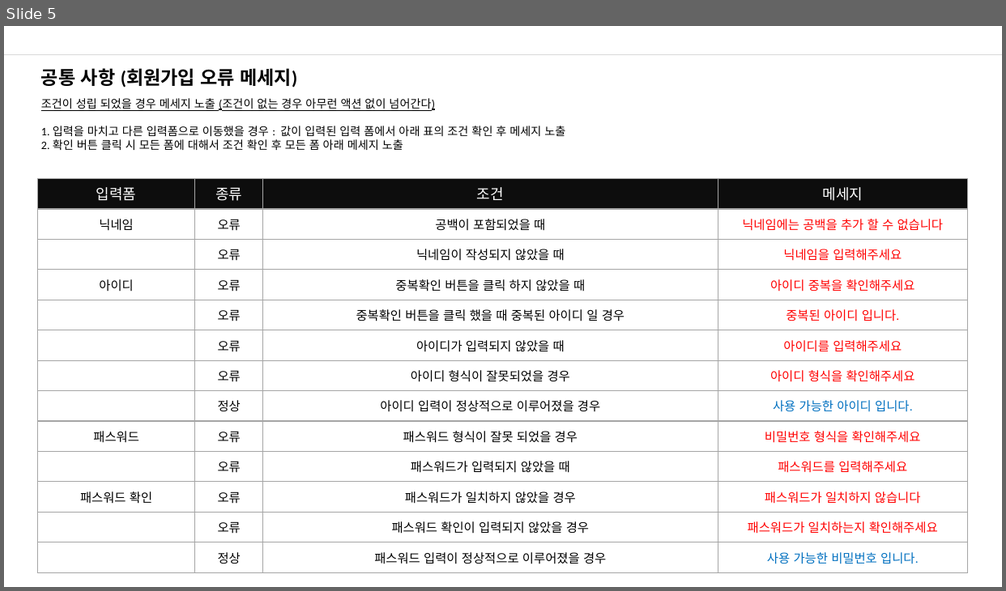
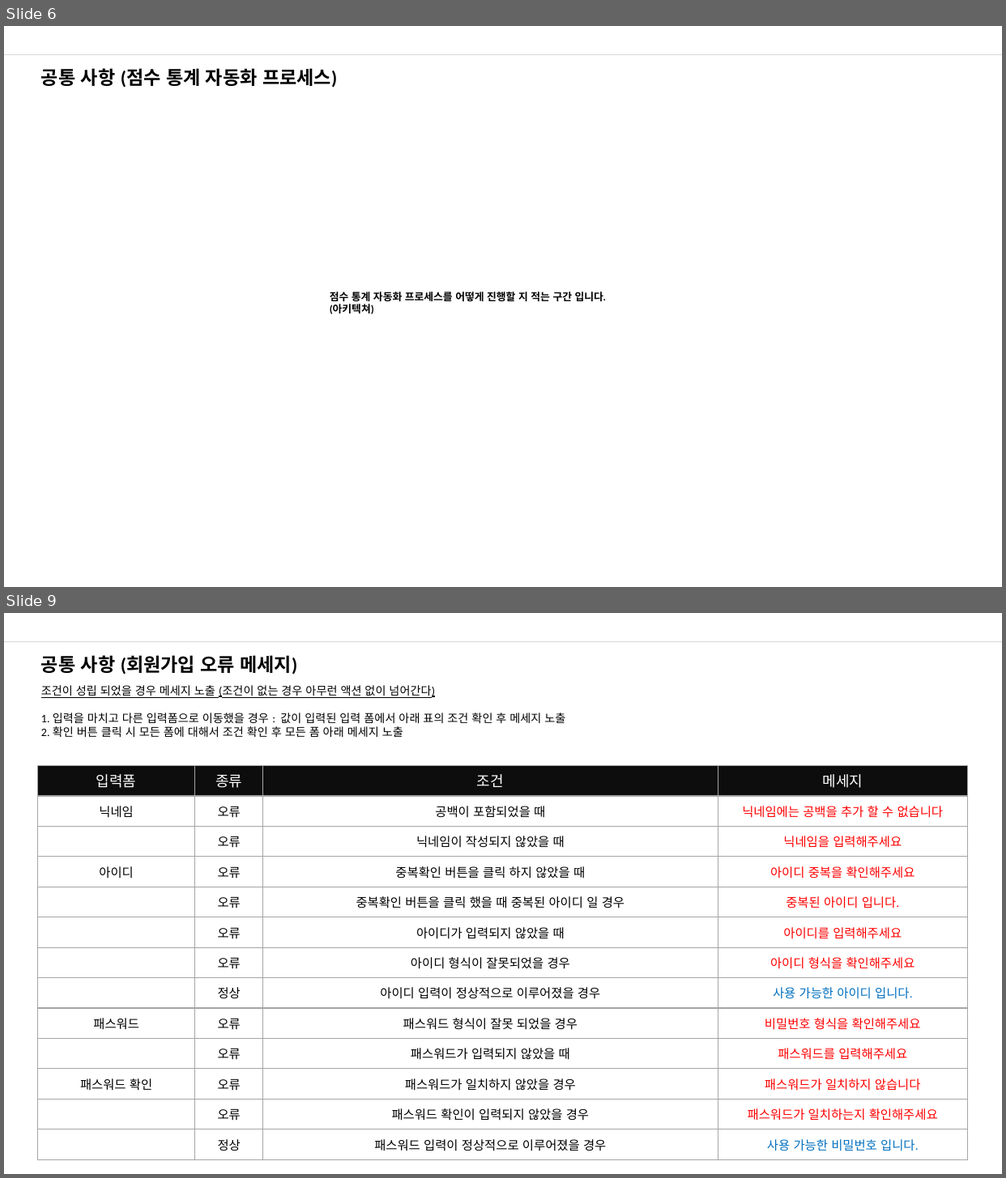
Before and after one commit to nohminkyoung/Final_project, a slide deck: finalproject_화면설계.pptx. Shown one above the other, each under a label of ours: slide 5 before the commit, slides 6 and 9 after it; the slides between them are not shown. The pictures are 1006x591 and 1006x1178 pixels, drawn with LibreOffice and Linux fonts; fonts in the diff are those of the drawing. Boxes give left, top, right and bottom in pixels: in the first picture for what was removed or moved away, otherwise in the second. Text is boxed around its words. In the diff, an @@ line names an element or a change of style, - is before the commit and + after.

```diff
--- a/finalproject_화면설계.pptx
+++ b/finalproject_화면설계.pptx
@@ slide 6 added at (x1=4, y1=26, x2=1002, y2=587), background #FFFFFF; not listed: 1 template element that a slide beside it also shows @@
@@ text added at (x1=41, y1=68, x2=337, y2=88), 18 pt, text #000000, bold @@
+공통 사항 (점수 통계 자동화 프로세스)
@@ text added at (x1=330, y1=292, x2=606, y2=314), 10 pt, text #000000, bold @@
+점수 통계 자동화 프로세스를 어떻게 진행할 지 적는 구간 입니다.
+(아키텍쳐)
@@ what was slide 5 is now slide 9 @@
```
Also in this commit, not shown: 4 slides changed, 6 other slides added, 4 slides removed.
